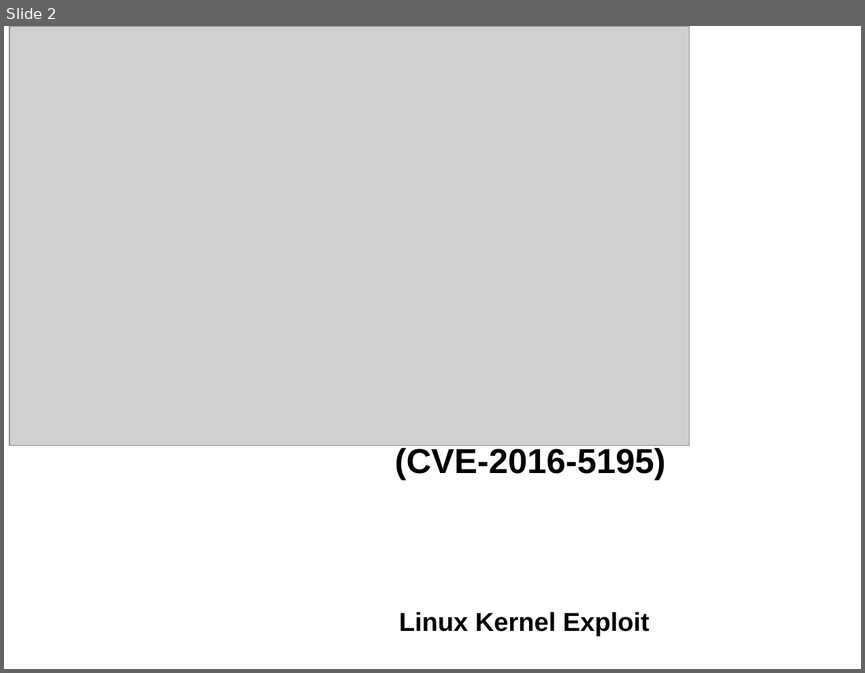
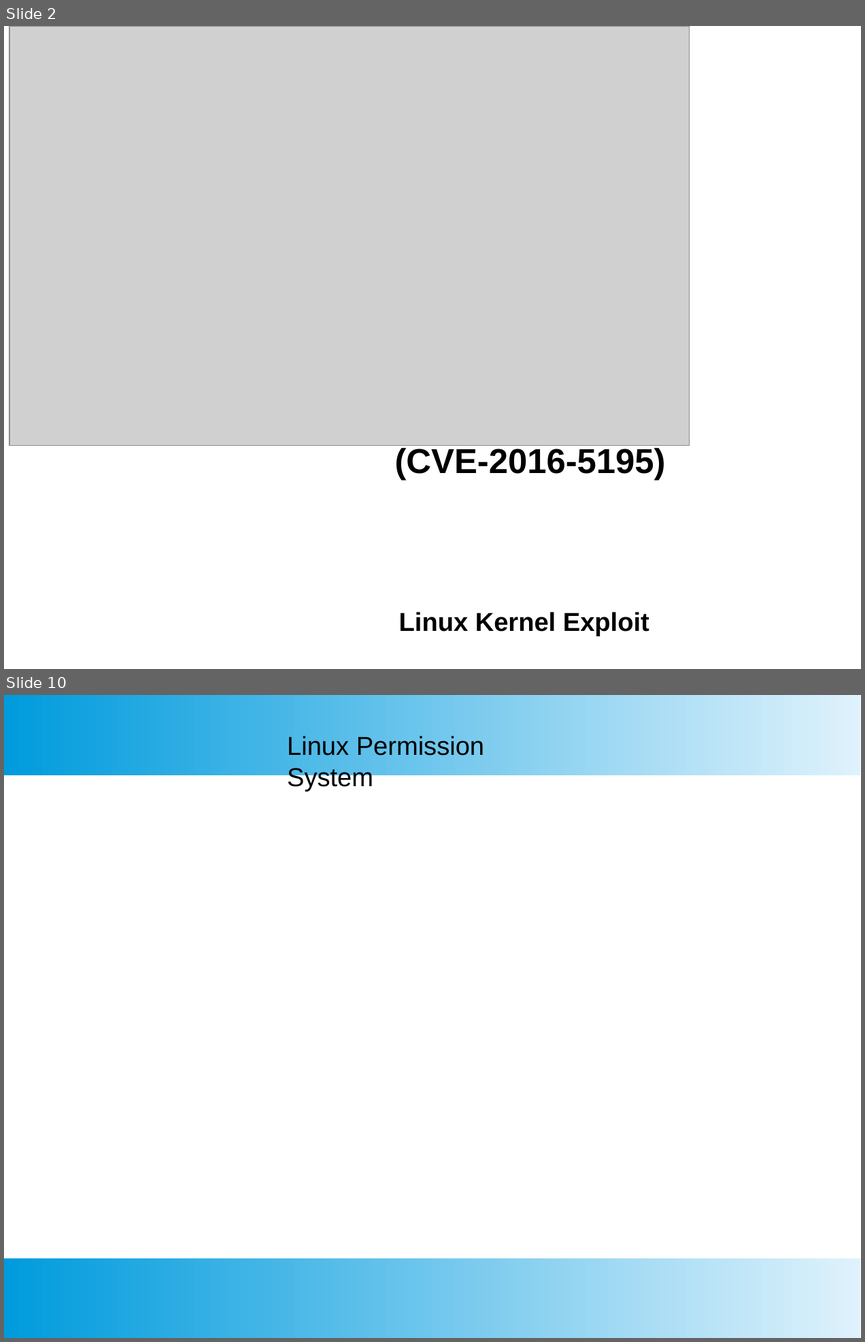
Before and after one commit to SubhajitCode/Seminar, a slide deck: Seminar 02/Seminar 2.pptx. Shown one above the other, each under a label of ours: slide 2 before the commit, slides 2 and 10 after it; the slides between them are not shown. The pictures are 865x673 and 865x1342 pixels, drawn with LibreOffice and Linux fonts; fonts in the diff are those of the drawing; grey boxes stand for pictures; background and template pictures are left out. Boxes give left, top, right and bottom in pixels: in the first picture for what was removed or moved away, otherwise in the second. Text is boxed around its words. In the diff, an @@ line names an element or a change of style, - is before the commit and + after.

```diff
--- a/Seminar 02/Seminar 2.pptx
+++ b/Seminar 02/Seminar 2.pptx
@@ slide 10 added at (4, 695, 861, 1338), background #FFFFFF @@
@@ rectangle added at (4, 695, 861, 775), fill gradient #DFF2FC to #009BDD @@
@@ text added at (287, 736, 484, 792), 24 pt, text #000000 @@
+Linux Permission System
@@ rectangle added at (4, 1258, 861, 1338), fill gradient #DFF2FC to #009BDD @@
```
Also in this commit, not shown: 5 slides changed, 20 other slides added, 16 other files.
